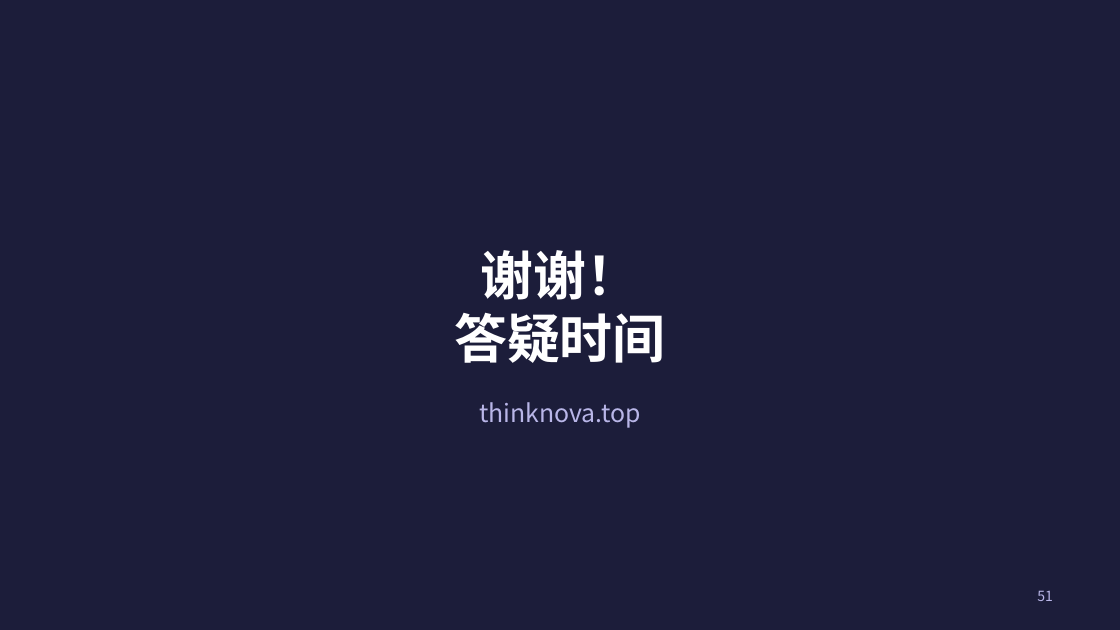
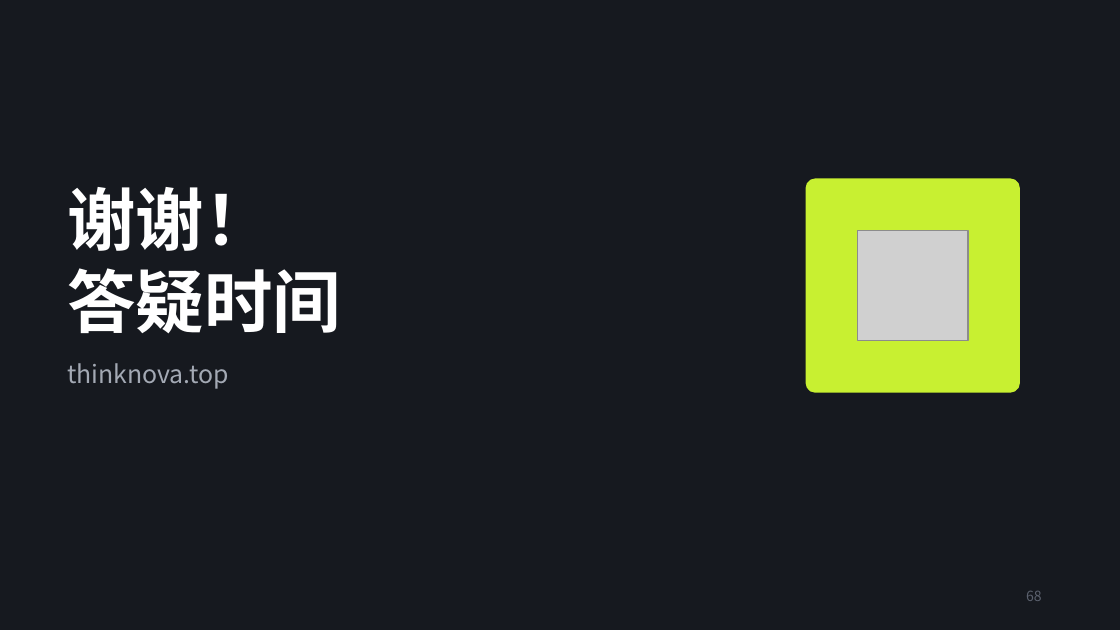
Before and after one commit to freyhuang-11/thinknova-memory, a slide deck: slide 68 of courses/小生意实用课/AI实用课_Codex提效.pptx (slide 51 before the commit). Drawn at 1120x630 pixels with LibreOffice and Linux fonts; fonts in the diff are those of the drawing; grey boxes stand for pictures. Boxes give left, top, right and bottom in pixels: in the first picture for what was removed or moved away, otherwise in the second. Text is boxed around its words. In the diff, an @@ line names an element or a change of style, - is before the commit and + after.

```diff
--- a/courses/小生意实用课/AI实用课_Codex提效.pptx
+++ b/courses/小生意实用课/AI实用课_Codex提效.pptx
@@ background #1C1D3A to #16191F @@
@@ title "谢谢！": place and size @@
-title "谢谢！" at (454, 250, 665, 363)
+title "谢谢！" at (67, 187, 341, 334)
@@ title "谢谢！" at (67, 187, 341, 334): size 34 to 44 pt; alignment centre to left @@
@@ rounded rectangle added at (806, 179, 1019, 392), fill #C8F031, outline #C8F031 1 pt @@
@@ picture added at (858, 231, 969, 342) @@
@@ text "thinknova.top": place and size @@
-text "thinknova.top" at (479, 402, 641, 428)
+text "thinknova.top" at (67, 363, 229, 389)
@@ text "thinknova.top" at (67, 363, 229, 389): text colour #B9B6E8 to #A3A9B4; alignment centre to left @@
@@ page number added at (1026, 591, 1042, 601), 9 pt, text #5B616E @@
+68
@@ page number removed at (1037, 590, 1053, 601) @@
-51
```
Also in this commit, not shown: 43 other slides changed, 24 slides added, 7 slides removed, 3 other files.
